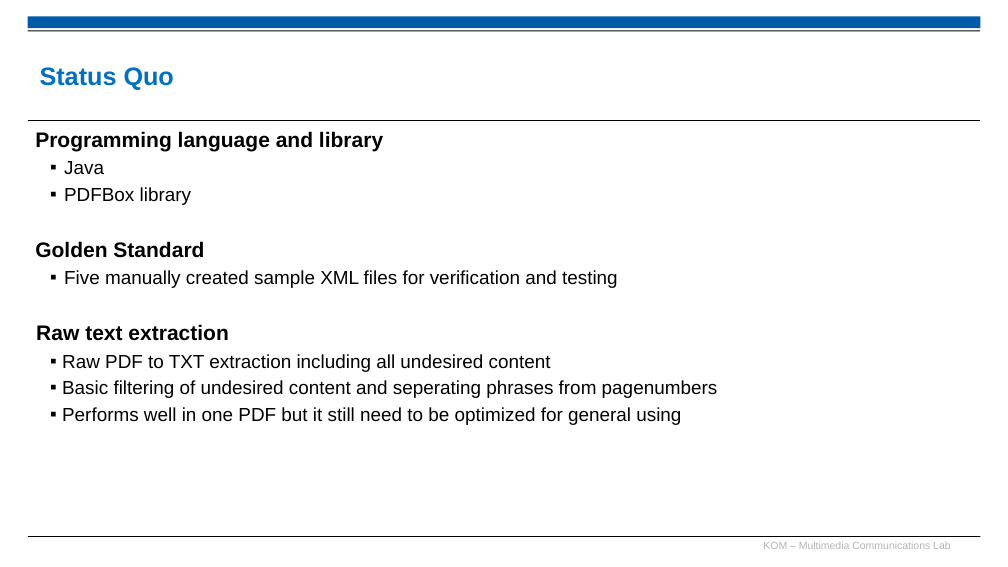
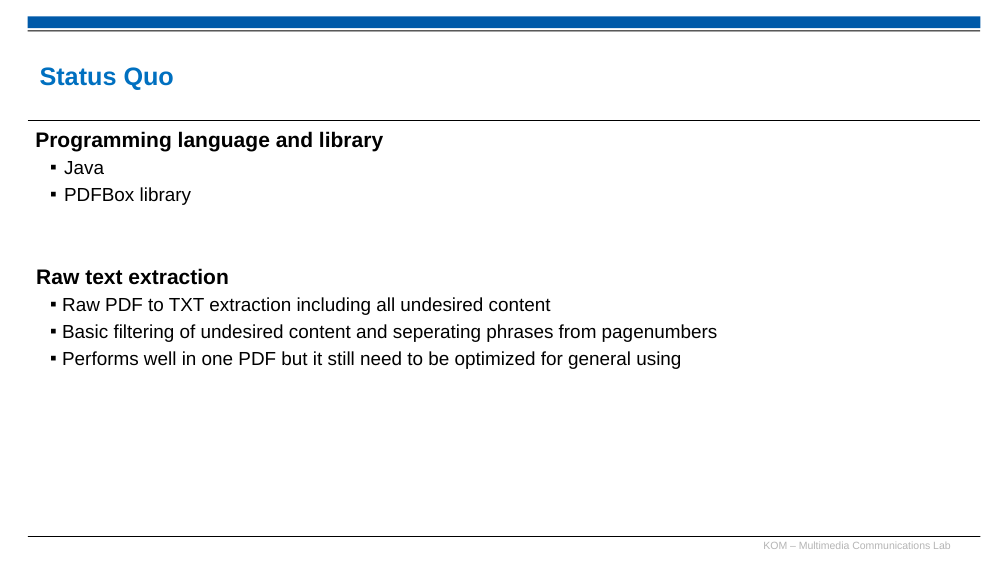
Before and after one commit to Magrena/IndexExtraction, a slide deck: slide 6 of Presentation/DesignWorkshop.pptx (slide 5 before the commit). Drawn at 1008x567 pixels with LibreOffice and Linux fonts; fonts in the diff are those of the drawing; background and template pictures are left out. Boxes give left, top, right and bottom in pixels: in the first picture for what was removed or moved away, otherwise in the second. Text is boxed around its words. In the diff, an @@ line names an element or a change of style, - is before the commit and + after.

```diff
--- a/Presentation/DesignWorkshop.pptx
+++ b/Presentation/DesignWorkshop.pptx
@@ text at box(35, 241, 618, 288): paragraphs removed @@
-Golden Standard
-  ▪ Five manually created sample XML files for verification and testing
```
Also in this commit, not shown: 5 other slides changed, 1 slide added, 1 other file.
